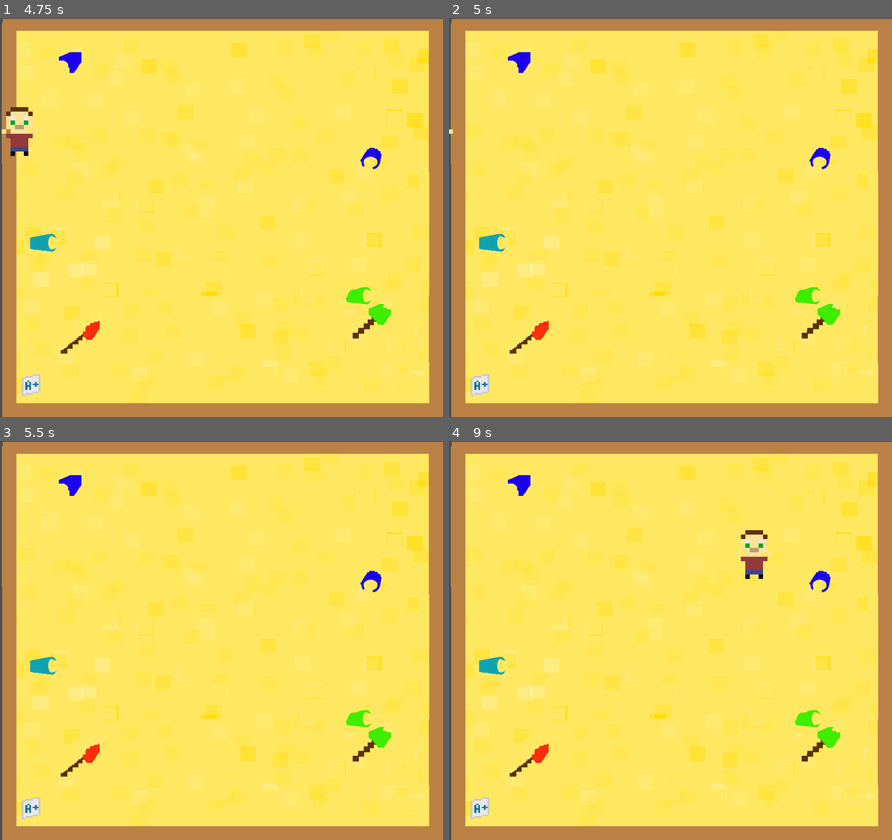
Above: before the commit, frames 1-4 (two rows, left to right).
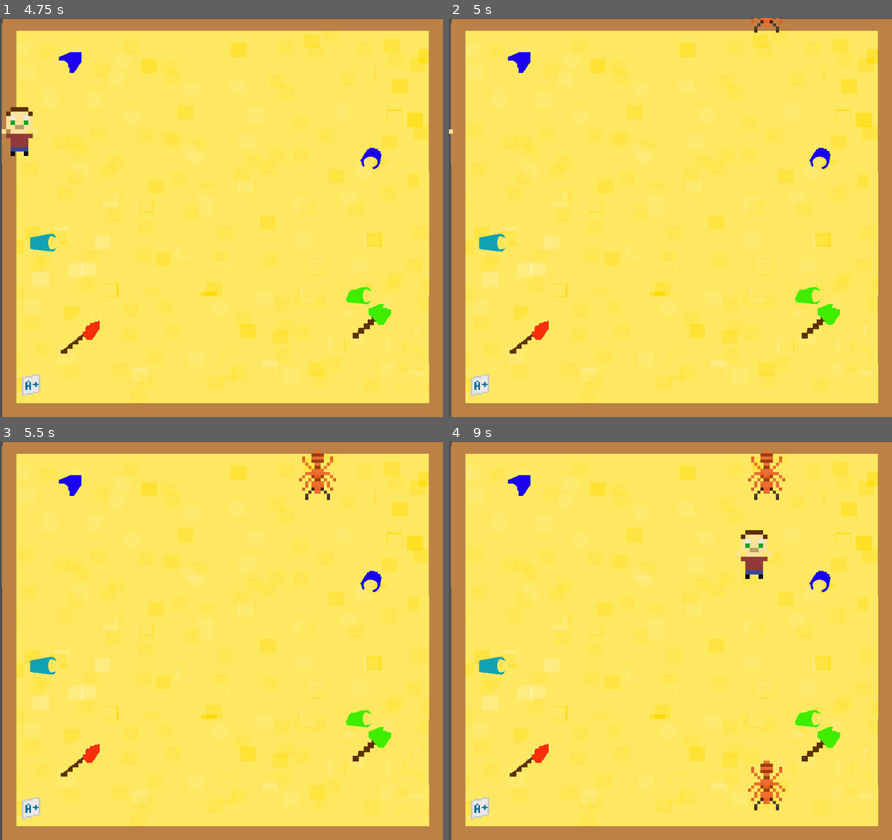
Above: after the commit, the same moments.

Repository: nsriv531/social-rejects-destinking
Game: Godot game, scene res://scenes/main_menu.tscn
Two runs of this game, one before a commit and one after it. Both use one fixed random seed, a clock stepped at 60 frames per second and the inputs below.
Inputs (mouse positions are in pixels of both pictures, inside the frame that each line leads up to):
- Up to frame 1 (4.75 s): click "LEVEL SELECT" at 0.5 s; click (84, 161) at 1.25 s; hold W (up) 2.03-3.53 s; tap Space (shoot) every 0.75 s from 2.1 to 4.35 s; hold A (left) from 3.53 s (still down)
- Up to frame 2 (5 s): keep holding A (left)
- Up to frame 3 (5.5 s): release A (left) at 5.03 s; hold S (down) from 5.03 s (still down); tap Space (shoot) at 5.1 s
- Up to frame 4 (9 s): release S (down) at 5.78 s; hold Right (right) 5.78-6.53 s; tap Space (shoot) every 0.75 s from 5.85 to 8.85 s; hold W (up) 6.53-7.28 s; hold Right (right) from 7.28 s (still down)

Frame 1 is identical in both runs. In frame 2, 0.1% of the frame differs, in the area x 68-76%, y 0-4%; in frame 3, 0.4%; in frame 4, 0.9%, in the area x 67-76%, y 2-93%.
Error before the commit: Parse Error: Function "_on_timer_timeout" has the same name as a previously declared function. (res://scripts/world.gd:49)

Commit message:
All worlds linked to level select

Diff:
--- /dev/null
+++ b/scenes/L_2.tscn
@@ -0,0 +1,44 @@
+[gd_scene load_steps=6 format=3 uid="uid://srfr28tyj41w"]
+
+[ext_resource type="Script" path="res://scripts/world.gd" id="1_u38n4"]
+[ext_resource type="Texture2D" uid="uid://dd3al24fmw6gj" path="res://sprites/g6level.png" id="2_p8rgl"]
+[ext_resource type="PackedScene" uid="uid://10a7wq5hjg3w" path="res://scenes/player.tscn" id="3_gjfnc"]
+[ext_resource type="PackedScene" uid="uid://bwbw20gse1yo5" path="res://scenes/enemy.tscn" id="4_1qvpp"]
+[ext_resource type="PackedScene" uid="uid://1s42mu7p5uax" path="res://scenes/health_1.tscn" id="5_a82aw"]
+
+[node name="L2" type="Node2D"]
+script = ExtResource("1_u38n4")
+
+[node name="grade6_backround" type="Sprite2D" parent="."]
+light_mask = 0
+position = Vector2(503, 451)
+scale = Vector2(1.1045, 0.997222)
+texture = ExtResource("2_p8rgl")
+region_enabled = true
+region_rect = Rect2(0, 0, 1000, 900)
+
+[node name="Player" parent="." instance=ExtResource("3_gjfnc")]
+position = Vector2(403, 689)
+
+[node name="Enemy" parent="." instance=ExtResource("4_1qvpp")]
+position = Vector2(421, -109)
+
+[node name="Marker2D" type="Marker2D" parent="."]
+position = Vector2(717, -53)
+
+[node name="Marker2D2" type="Marker2D" parent="."]
+position = Vector2(907, -52)
+
+[node name="Timer" type="Timer" parent="."]
+wait_time = 3.5
+
+[node name="Timer2" type="Timer" parent="."]
+wait_time = 3.5
+
+[node name="enemy" type="Node2D" parent="."]
+
+[node name="Health1" parent="." instance=ExtResource("5_a82aw")]
+position = Vector2(-142, 604)
+
+[connection signal="timeout" from="Timer" to="." method="_on_timer_timeout" flags=18]
+[connection signal="timeout" from="Timer2" to="." method="_on_timer_timeout" flags=18]
--- /dev/null
+++ b/scenes/L_3.tscn
@@ -0,0 +1,44 @@
+[gd_scene load_steps=6 format=3 uid="uid://cpeyely38ffn8"]
+
+[ext_resource type="Script" path="res://scripts/world.gd" id="1_qe86s"]
+[ext_resource type="Texture2D" uid="uid://brboer6j2ukb2" path="res://sprites/sandbox.png" id="2_t8e02"]
+[ext_resource type="PackedScene" uid="uid://10a7wq5hjg3w" path="res://scenes/player.tscn" id="3_a6rky"]
+[ext_resource type="PackedScene" uid="uid://bwbw20gse1yo5" path="res://scenes/enemy.tscn" id="4_aec68"]
+[ext_resource type="PackedScene" uid="uid://1s42mu7p5uax" path="res://scenes/health_1.tscn" id="5_ddlgy"]
+
+[node name="L1" type="Node2D"]
+script = ExtResource("1_qe86s")
+
+[node name="Sand_backround" type="Sprite2D" parent="."]
+light_mask = 0
+position = Vector2(503, 451)
+scale = Vector2(1.1045, 0.997222)
+texture = ExtResource("2_t8e02")
+region_enabled = true
+region_rect = Rect2(0, 0, 1000, 900)
+
+[node name="Player" parent="." instance=ExtResource("3_a6rky")]
+position = Vector2(403, 689)
+
+[node name="Enemy" parent="." instance=ExtResource("4_aec68")]
+position = Vector2(421, -109)
+
+[node name="Marker2D" type="Marker2D" parent="."]
+position = Vector2(717, -53)
+
+[node name="Marker2D2" type="Marker2D" parent="."]
+position = Vector2(907, -52)
+
+[node name="Timer" type="Timer" parent="."]
+wait_time = 3.5
+
+[node name="Timer2" type="Timer" parent="."]
+wait_time = 3.5
+
+[node name="enemy" type="Node2D" parent="."]
+
+[node name="Health1" parent="." instance=ExtResource("5_ddlgy")]
+position = Vector2(-142, 604)
+
+[connection signal="timeout" from="Timer" to="." method="_on_timer_timeout" flags=18]
+[connection signal="timeout" from="Timer2" to="." method="_on_timer_timeout" flags=18]
--- /dev/null
+++ b/scenes/L_4.tscn
@@ -0,0 +1,44 @@
+[gd_scene load_steps=6 format=3 uid="uid://miukhnkmti14"]
+
+[ext_resource type="Script" path="res://scripts/world.gd" id="1_t1g7y"]
+[ext_resource type="Texture2D" uid="uid://brboer6j2ukb2" path="res://sprites/sandbox.png" id="2_hogcs"]
+[ext_resource type="PackedScene" uid="uid://10a7wq5hjg3w" path="res://scenes/player.tscn" id="3_kinpp"]
+[ext_resource type="PackedScene" uid="uid://bwbw20gse1yo5" path="res://scenes/enemy.tscn" id="4_n6clj"]
+[ext_resource type="PackedScene" uid="uid://1s42mu7p5uax" path="res://scenes/health_1.tscn" id="5_q71vw"]
+
+[node name="L1" type="Node2D"]
+script = ExtResource("1_t1g7y")
+
+[node name="Sand_backround" type="Sprite2D" parent="."]
+light_mask = 0
+position = Vector2(503, 451)
+scale = Vector2(1.1045, 0.997222)
+texture = ExtResource("2_hogcs")
+region_enabled = true
+region_rect = Rect2(0, 0, 1000, 900)
+
+[node name="Player" parent="." instance=ExtResource("3_kinpp")]
+position = Vector2(403, 689)
+
+[node name="Enemy" parent="." instance=ExtResource("4_n6clj")]
+position = Vector2(421, -109)
+
+[node name="Marker2D" type="Marker2D" parent="."]
+position = Vector2(717, -53)
+
+[node name="Marker2D2" type="Marker2D" parent="."]
+position = Vector2(907, -52)
+
+[node name="Timer" type="Timer" parent="."]
+wait_time = 3.5
+
+[node name="Timer2" type="Timer" parent="."]
+wait_time = 3.5
+
+[node name="enemy" type="Node2D" parent="."]
+
+[node name="Health1" parent="." instance=ExtResource("5_q71vw")]
+position = Vector2(-142, 604)
+
+[connection signal="timeout" from="Timer" to="." method="_on_timer_timeout" flags=18]
+[connection signal="timeout" from="Timer2" to="." method="_on_timer_timeout" flags=18]
--- /dev/null
+++ b/scenes/L_5.tscn
@@ -0,0 +1,44 @@
+[gd_scene load_steps=6 format=3 uid="uid://b1u3uxrtuyheq"]
+
+[ext_resource type="Script" path="res://scripts/world.gd" id="1_i17pw"]
+[ext_resource type="Texture2D" uid="uid://brboer6j2ukb2" path="res://sprites/sandbox.png" id="2_b5ssx"]
+[ext_resource type="PackedScene" uid="uid://10a7wq5hjg3w" path="res://scenes/player.tscn" id="3_uen0g"]
+[ext_resource type="PackedScene" uid="uid://bwbw20gse1yo5" path="res://scenes/enemy.tscn" id="4_jyjbw"]
+[ext_resource type="PackedScene" uid="uid://1s42mu7p5uax" path="res://scenes/health_1.tscn" id="5_8g6lh"]
+
+[node name="L1" type="Node2D"]
+script = ExtResource("1_i17pw")
+
+[node name="Sand_backround" type="Sprite2D" parent="."]
+light_mask = 0
+position = Vector2(503, 451)
+scale = Vector2(1.1045, 0.997222)
+texture = ExtResource("2_b5ssx")
+region_enabled = true
+region_rect = Rect2(0, 0, 1000, 900)
+
+[node name="Player" parent="." instance=ExtResource("3_uen0g")]
+position = Vector2(403, 689)
+
+[node name="Enemy" parent="." instance=ExtResource("4_jyjbw")]
+position = Vector2(421, -109)
+
+[node name="Marker2D" type="Marker2D" parent="."]
+position = Vector2(717, -53)
+
+[node name="Marker2D2" type="Marker2D" parent="."]
+position = Vector2(907, -52)
+
+[node name="Timer" type="Timer" parent="."]
+wait_time = 3.5
+
+[node name="Timer2" type="Timer" parent="."]
+wait_time = 3.5
+
+[node name="enemy" type="Node2D" parent="."]
+
+[node name="Health1" parent="." instance=ExtResource("5_8g6lh")]
+position = Vector2(-142, 604)
+
+[connection signal="timeout" from="Timer" to="." method="_on_timer_timeout" flags=18]
+[connection signal="timeout" from="Timer2" to="." method="_on_timer_timeout" flags=18]
--- a/scenes/player.tscn
+++ b/scenes/player.tscn
@@ -71,7 +71,6 @@
 texture = ExtResource("2_afitg")
 hframes = 2
 vframes = 2
-frame = 2
 
 [node name="AnimationPlayer" type="AnimationPlayer" parent="Sprite2D"]
 libraries = {
--- a/scripts/level_select.gd
+++ b/scripts/level_select.gd
@@ -5,16 +5,16 @@
 	get_tree().change_scene_to_file("res://scenes/world.tscn")
 
 func _on_l_2_pressed():
-	get_tree().change_scene_to_file("res://scenes/.tscn")
+	get_tree().change_scene_to_file("res://scenes/L_2.tscn")
 
 func _on_l_3_pressed():
-	get_tree().change_scene_to_file("res://scenes/.tscn")
+	get_tree().change_scene_to_file("res://scenes/L_3.tscn")
 
 func _on_l_4_pressed():
-	get_tree().change_scene_to_file("res://scenes/.tscn")
+	get_tree().change_scene_to_file("res://scenes/L_4.tscn")
 
 func _on_l_5_pressed():
-	get_tree().change_scene_to_file("res://scenes/.tscn")
+	get_tree().change_scene_to_file("res://scenes/L_5.tscn")
 
 func _on_back_button_pressed():
 	get_tree().change_scene_to_file("res://scenes/main_menu.tscn")
--- a/scripts/player.gd
+++ b/scripts/player.gd
@@ -25,8 +25,6 @@
 
 func take_damage(damage):
 	hp -= damage
-	if hp == 3 :
-		$Health1.hide()
 	if hp <= 0:
 		queue_free()
 
--- a/scripts/world.gd
+++ b/scripts/world.gd
@@ -27,12 +27,12 @@
 	if body.is_in_group("Player"):
 		global_position = Vector2(40, 861)
 
-func enemies_destroyed(enemy_counter):
+'''func enemies_destroyed(enemy_counter):
 	counter = enemy_counter
 	while counter > 0 :
 		if enemy_destroyed:
 			counter = counter - 1
-	get_tree().change_scene_to_file("res://scenes/L2.tscn")
+	get_tree().change_scene_to_file("res://scenes/L2.tscn")'''
 
 func level_switch(level):
 	if level == 10:
@@ -41,12 +41,3 @@
 		get_tree().change_scene_to_file("res://scenes/L3.tscn")
 	if level == 1:
 		get_tree().change_scene_to_file("res://scenes/L4.tscn")
-
-
-
-
-
-func _on_timer_timeout():
-	var cactus = cacti.instantiate()
-	cactus.position = marker.position
-	$enemy.add_child(cactus)
Not shown: 1 places in scenes/level_select.tscn that only renumber resources
